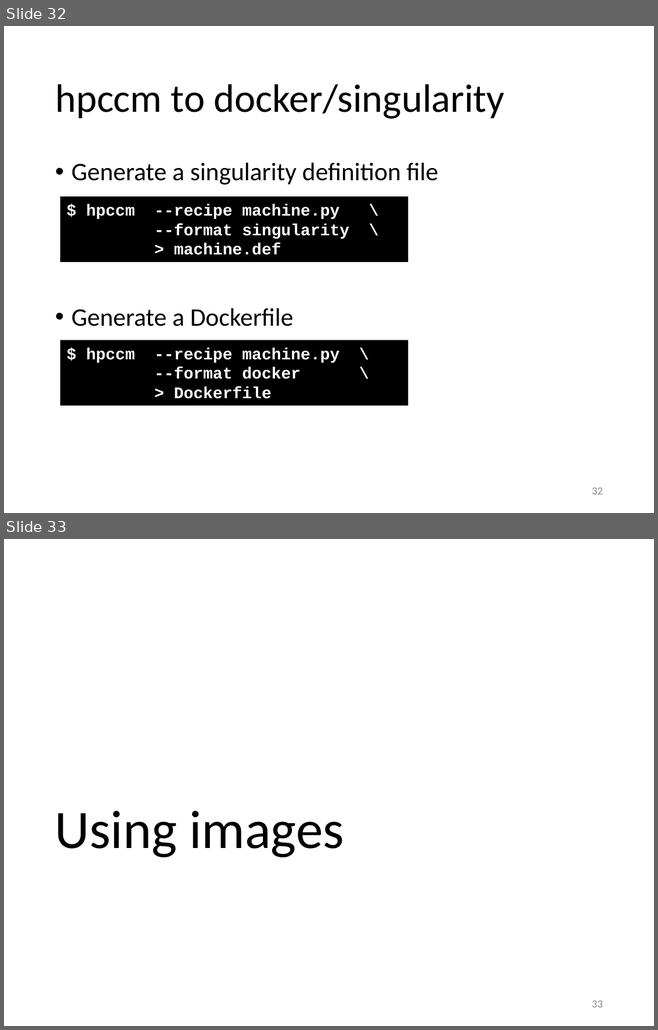
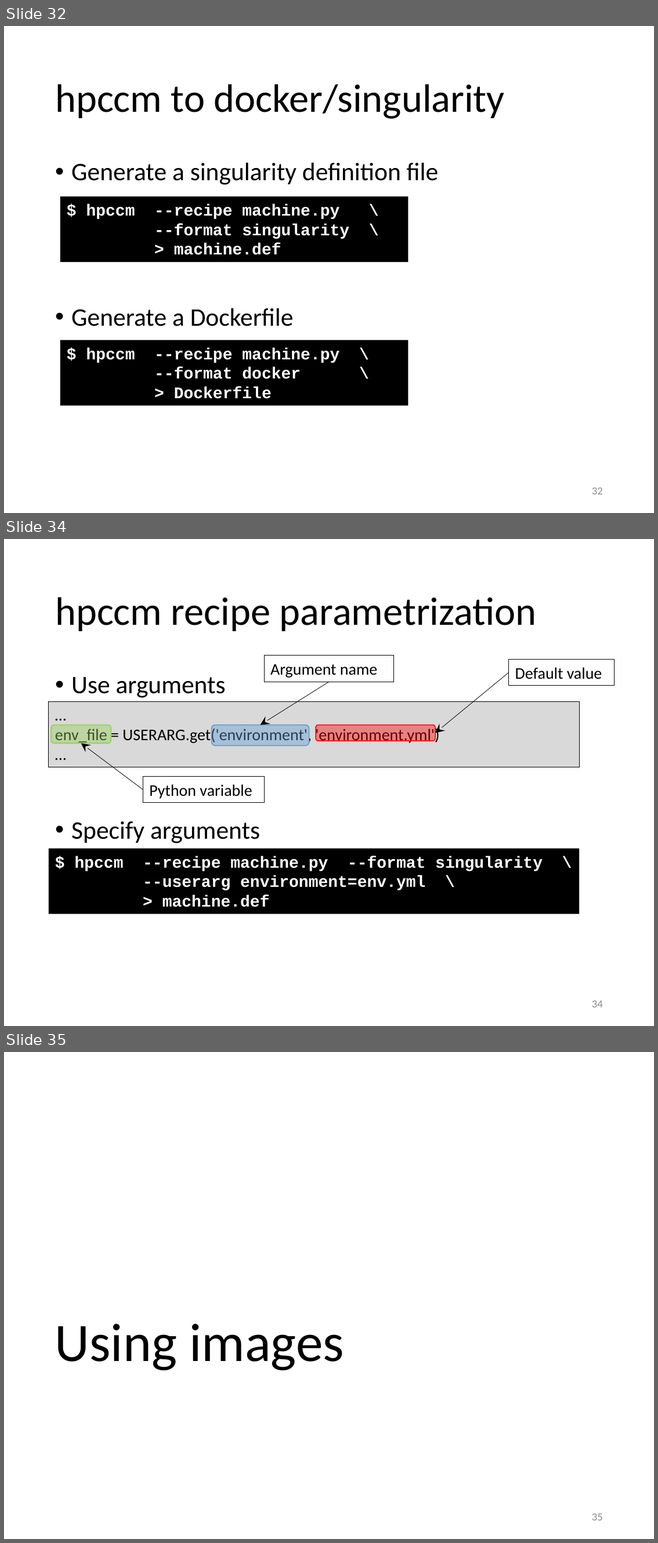
Before and after one commit to gjbex/Containers-for-HPC, a slide deck: containers_for_hpc.pptx. Shown one above the other, each under a label of ours: slides 32 and 33 before the commit, slides 32, 34 and 35 after it; the slides between them are not shown. The pictures are 658x1030 and 658x1543 pixels, drawn with LibreOffice and Linux fonts; fonts in the diff are those of the drawing. Boxes give left, top, right and bottom in pixels: in the first picture for what was removed or moved away, otherwise in the second. Text is boxed around its words. In the diff, an @@ line names an element or a change of style, - is before the commit and + after.

```diff
--- a/containers_for_hpc.pptx
+++ b/containers_for_hpc.pptx
@@ slide 34 added at (4,539,654,1026), background #FFFFFF @@
@@ title added at (55,597,536,631), 44 pt, text #000000 @@
+hpccm recipe parametrization
@@ rectangle added at (264,655,394,681), fill #FFFFFF, outline #000000 0.75 pt, 18 pt, text #000000 @@
+Argument name
@@ rectangle added at (509,659,615,685), fill #FFFFFF, outline #000000 0.75 pt, 18 pt, text #000000 @@
+Default value
@@ text added at (71,677,260,843), 28 pt, text #000000 @@
+• Use arguments
+• Specify arguments
@@ arrow added from (509, 673) to (436, 733), #000000 0.5 pt @@
@@ arrow added from (329, 682) to (260, 725), #000000 0.5 pt @@
@@ rectangle added at (49,701,579,767), fill #D9D9D9, outline #000000 0.75 pt, 18 pt, text #000000 @@
+…
+env_file = USERARG.get('environment', 'environment.yml')
+…
@@ rounded rectangle added at (52,725,111,743), fill #92D050 at 40% opacity, outline #92D050 1 pt @@
@@ rounded rectangle added at (211,725,308,745), fill #5B9BD5 at 40% opacity, outline #5B9BD5 1 pt @@
@@ rounded rectangle added at (316,725,436,741), fill #FF0000 at 40% opacity, outline #FF0000 1 pt @@
@@ arrow added from (143, 790) to (81, 744), #000000 0.5 pt @@
@@ rectangle added at (143,777,264,803), fill #FFFFFF, outline #000000 0.75 pt, 18 pt, text #000000 @@
+Python variable
@@ rectangle added at (49,848,579,914), fill #000000, 18 pt, text #FFFFFF, bold @@
+$ hpccm --recipe machine.py --format singularity \
+--userarg environment=env.yml \
+> machine.def
@@ page number added at (592,1001,603,1008), 12 pt, text #8C8C8C @@
+34
@@ what was slide 33 is now slide 35 @@
@@ page number at (592,1514,603,1521): text changed @@
-33
+35
```
Also in this commit, not shown: 1 slide changed, 1 other slide added.
